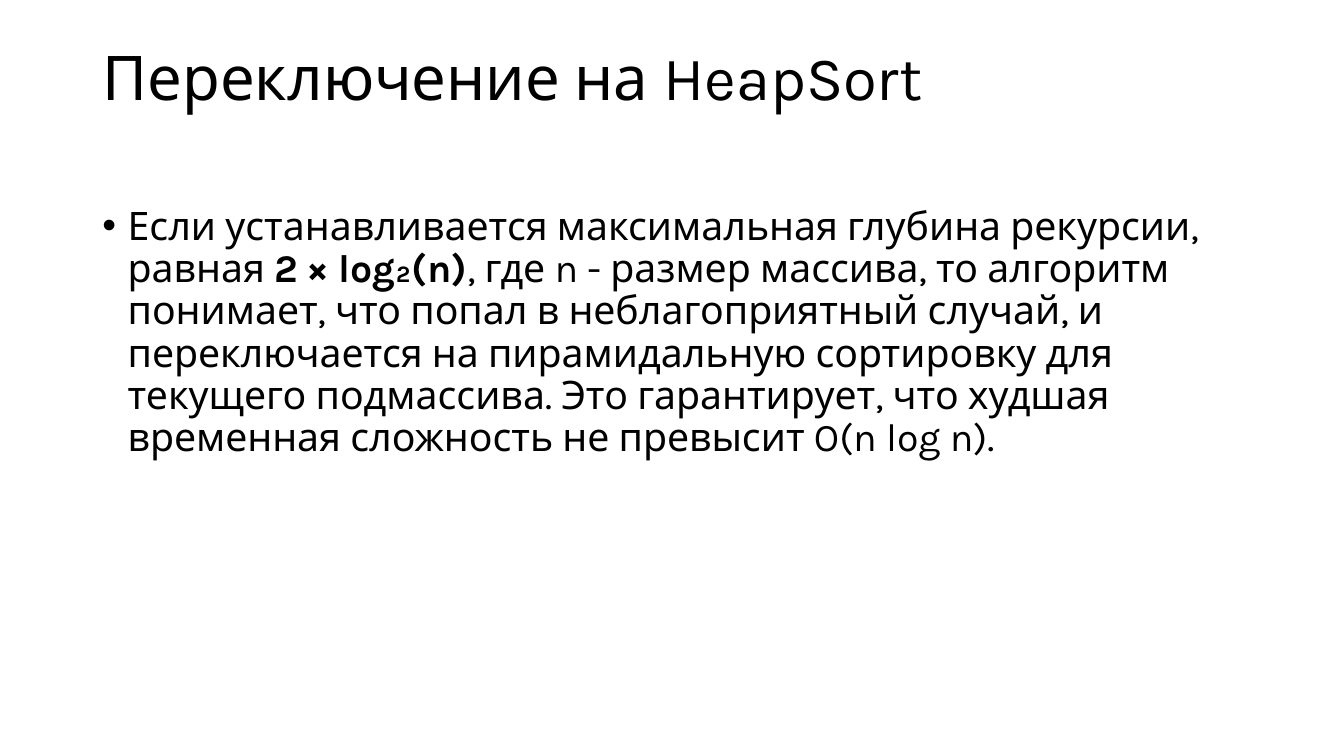
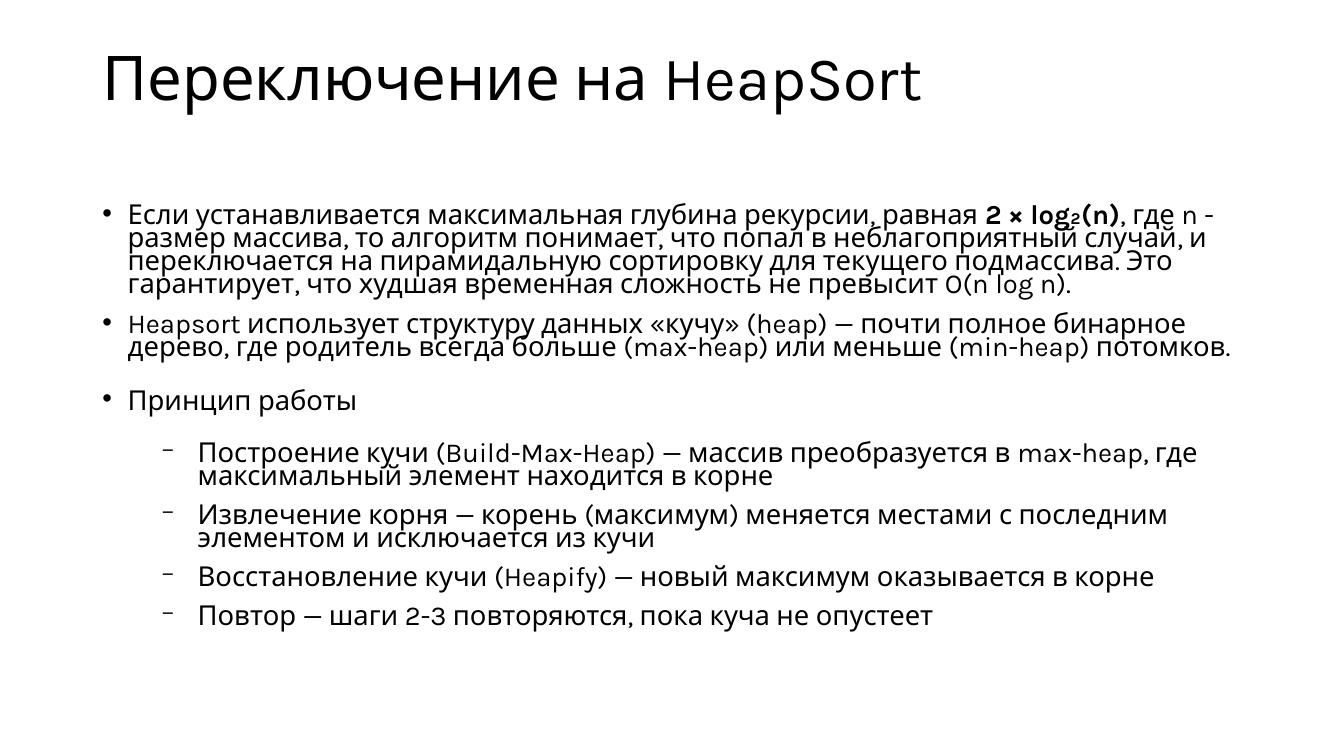
Before and after one commit to shafed/projects, a slide deck: slide 5 of cpp/4.5.pptx. Drawn at 1344x756 pixels with LibreOffice and Linux fonts; fonts in the diff are those of the drawing. Boxes give left, top, right and bottom in pixels: in the first picture for what was removed or moved away, otherwise in the second. Text is boxed around its words. In the diff, an @@ line names an element or a change of style, - is before the commit and + after.

```diff
--- a/cpp/4.5.pptx
+++ b/cpp/4.5.pptx
@@ text at bbox=[128, 203, 1207, 300]: size 28 to 19.6 pt in "Если устанавливается максимальная глубина рекурсии, равная 2 ..."; line spacing 0.9 to 0.7 @@
@@ text at bbox=[128, 312, 1226, 632]: paragraphs added @@
+• Heapsort использует структуру данных «кучу» (heap) — почти полное бинарное дерево, где родитель всегда больше (max-heap) или меньше (min-heap) потомков.
+• Принцип работы
+  − Построение кучи (Build-Max-Heap) — массив преобразуется в max-heap, где максимальный элемент находится в корне
+  − Извлечение корня — корень (максимум) меняется местами с последним элементом и исключается из кучи
+  − Восстановление кучи (Heapify) — новый максимум оказывается в корне
+  − Повтор — шаги 2-3 повторяются, пока куча не опустеет
```
Also in this commit, not shown: 2 other slides changed, 2 slides added, 1 slide removed, 15 other files.
